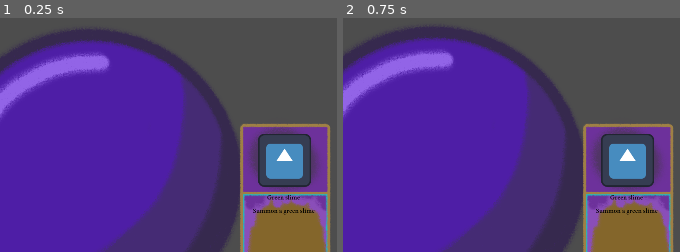
Above: before the commit, frames 1-2 (left to right).
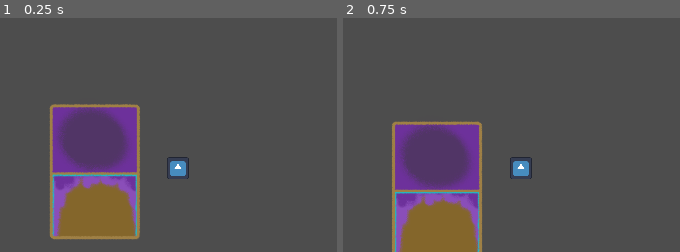
Above: after the commit, the same moments.

Repository: LuisLasbelin/LudumDare55
Game: Godot game, scene res://scenes/game_screen.tscn
The game is run twice, just before and just after one commit, with the same random seed, the same clock (stepped at 60 frames per second) and the same inputs. The engine's default icon, where the game draws it, is replaced by a stand-in: a white triangle on a blue panel in a dark square.
Inputs (mouse positions are in pixels of both pictures, inside the frame that each line leads up to):
- Up to frame 1 (0.25 s): no input
- Up to frame 2 (0.75 s): tap Enter at 0.5 s; move the mouse to (437, 191) at 0.52 s; press the mouse at (437, 191) at 0.53 s

The runs differ from the first frame. In frame 1, 73% of the frame differs, in the area x 0-99%, y 4-100%; in frame 2, 74%, in the area x 0-99%, y 3-100%.

Commit message:
FEAT: deck, draw and discard

Diff:
--- a/assets/cards/sacrifice/Sacrifice.tres
+++ b/assets/cards/sacrifice/Sacrifice.tres
@@ -2,11 +2,11 @@
 
 [ext_resource type="PackedScene" uid="uid://bosv738pkhwyg" path="res://assets/cards/sacrifice/node.tscn" id="1_m5of2"]
 [ext_resource type="Script" path="res://scripts/cards/CardData.gd" id="1_yhx6m"]
-[ext_resource type="Texture2D" uid="uid://nnbapl1ix8hf" path="res://assets/sprites/orb.png" id="2_wtybn"]
+[ext_resource type="Texture2D" uid="uid://gijnwrqxkv6l" path="res://assets/sprites/card.png" id="2_bvgt5"]
 
 [resource]
 script = ExtResource("1_yhx6m")
 title = "Sacrifice"
-image = ExtResource("2_wtybn")
+image = ExtResource("2_bvgt5")
 text = "Sacrifice a creature and gain mana from it"
 card_effect_node = ExtResource("1_m5of2")
--- a/scenes/card.tscn
+++ b/scenes/card.tscn
@@ -1,9 +1,7 @@
-[gd_scene load_steps=6 format=3 uid="uid://bjb5pwaap3br6"]
+[gd_scene load_steps=4 format=3 uid="uid://bjb5pwaap3br6"]
 
 [ext_resource type="Script" path="res://scripts/cards/Card.gd" id="1_8cpji"]
 [ext_resource type="Texture2D" uid="uid://gijnwrqxkv6l" path="res://assets/sprites/card.png" id="1_jh113"]
-[ext_resource type="LabelSettings" uid="uid://b27r0wbp4lith" path="res://assets/fonts/card_text.tres" id="2_duo0v"]
-[ext_resource type="Texture2D" uid="uid://5q3wpuphtnag" path="res://icon.svg" id="5_wiwkd"]
 
 [sub_resource type="RectangleShape2D" id="RectangleShape2D_hp6x5"]
 size = Vector2(211, 322)
@@ -11,31 +9,10 @@
 [node name="Card" type="Node2D"]
 script = ExtResource("1_8cpji")
 
-[node name="Background" type="Sprite2D" parent="."]
+[node name="Image" type="Sprite2D" parent="."]
 position = Vector2(2.12499, -12.875)
 scale = Vector2(0.41626, 0.41626)
 texture = ExtResource("1_jh113")
-
-[node name="Title" type="Label" parent="."]
-offset_left = -83.0
-offset_top = 3.0
-offset_right = 81.0
-offset_bottom = 112.0
-text = "Destroy a Slime"
-label_settings = ExtResource("2_duo0v")
-horizontal_alignment = 1
-
-[node name="Body" type="Label" parent="."]
-offset_left = -75.0
-offset_top = 35.0
-offset_right = 89.0
-offset_bottom = 144.0
-text = "Destroy a Slime"
-label_settings = ExtResource("2_duo0v")
-
-[node name="Image" type="Sprite2D" parent="."]
-position = Vector2(1, -79)
-texture = ExtResource("5_wiwkd")
 
 [node name="Area2D" type="Area2D" parent="."]
 
--- a/scenes/game_screen.tscn
+++ b/scenes/game_screen.tscn
@@ -1,9 +1,7 @@
-[gd_scene load_steps=6 format=3 uid="uid://7becxd7tbxbr"]
+[gd_scene load_steps=4 format=3 uid="uid://7becxd7tbxbr"]
 
-[ext_resource type="PackedScene" uid="uid://bjb5pwaap3br6" path="res://scenes/card.tscn" id="1_8si5p"]
 [ext_resource type="Script" path="res://scripts/StartGame.gd" id="1_abc0c"]
-[ext_resource type="Resource" uid="uid://csww72dbjtog3" path="res://assets/cards/sacrifice/Sacrifice.tres" id="3_yhu8d"]
-[ext_resource type="Resource" uid="uid://btxdqt6p2l5nn" path="res://assets/cards/summon_green_slime/SummonGreenSlime.tres" id="4_7xv7t"]
+[ext_resource type="Script" path="res://scripts/Hand.gd" id="2_u7uyj"]
 
 [sub_resource type="RectangleShape2D" id="RectangleShape2D_xktb1"]
 size = Vector2(1337, 714)
@@ -11,17 +9,13 @@
 [node name="GameScreen" type="Node2D"]
 script = ExtResource("1_abc0c")
 
-[node name="Card" parent="." instance=ExtResource("1_8si5p")]
-position = Vector2(221, 940)
-card_data = ExtResource("3_yhu8d")
-
-[node name="Card2" parent="." instance=ExtResource("1_8si5p")]
-position = Vector2(682, 939)
-card_data = ExtResource("4_7xv7t")
-
 [node name="SummonArea" type="Area2D" parent="."]
 input_pickable = false
 
 [node name="CollisionShape2D" type="CollisionShape2D" parent="SummonArea"]
 position = Vector2(658.5, 347)
 shape = SubResource("RectangleShape2D_xktb1")
+
+[node name="Hand" type="Node2D" parent="."]
+position = Vector2(225, 892)
+script = ExtResource("2_u7uyj")
--- /dev/null
+++ b/scripts/Hand.gd
@@ -0,0 +1,33 @@
+extends Node2D
+
+
+var card_template = preload("res://scenes/card.tscn")
+
+
+func _ready():
+	GameState.drawn_card.connect(draw_card)
+
+
+func draw_initial_hand():
+	for card in GameState.cards_in_hand:
+		# Create a new card and add it to the hand
+		var card_instance = card_template.instantiate()
+		card_instance.card_data = card
+		self.add_child(card_instance)
+		update_hand()
+
+
+# Called when signal draw card goes on
+func draw_card(card : CardData):
+	var card_instance = card_template.instantiate()
+	card_instance.card_data = card
+	self.add_child(card_instance)
+	update_hand()
+
+
+func update_hand():
+	var offset = 0
+	for child in self.get_children():
+		child.origin_position = Vector2(offset,0)
+		child.position = Vector2(offset,0)
+		offset += 200
--- a/scripts/StartGame.gd
+++ b/scripts/StartGame.gd
@@ -3,4 +3,4 @@
 
 # Called when the node enters the scene tree for the first time.
 func _ready():
-	pass
+	$Hand.draw_initial_hand()
--- a/scripts/autoload/AL_GameState.gd
+++ b/scripts/autoload/AL_GameState.gd
@@ -1,5 +1,6 @@
 extends Node
 
+signal drawn_card(card : CardData)
 @export var current_mana : int = 0
 @export var cards_in_discard : Array[CardData] = []
 @export var cards_in_hand : Array[CardData] = [
@@ -15,10 +16,14 @@
 ]
 
 
-func steal_card():
+func draw_card():
 	cards_in_hand.append(cards_in_deck[0])
+	drawn_card.emit(cards_in_deck[0])
+	cards_in_deck.pop_at(0)
 
 
 func discard(card : CardData):
 	cards_in_discard.append(cards_in_hand[cards_in_hand.find(card)])
 	cards_in_hand.erase(card)
+	# Draw a new one
+	if cards_in_deck.size() > 0: draw_card()
--- a/scripts/cards/Card.gd
+++ b/scripts/cards/Card.gd
@@ -13,9 +13,8 @@
 	self.add_child(card_effect_inv)
 	card_effect = get_node("CardEffect")
 	# Set Card data
-	$Body.text = card_data.text
 	$Image.texture = card_data.image
-	$Title.text = card_data.title
+
 
 # Called every frame. 'delta' is the elapsed time since the previous frame.
 func _process(delta):
--- a/scripts/cards/CardEffect.gd
+++ b/scripts/cards/CardEffect.gd
@@ -10,4 +10,4 @@
 func destroy():
 	# delete card from scene and change card to discarded pile
 	GameState.discard(self.get_parent().card_data)
-	self.get_parent().origin_position = Vector2(-999,-999)
+	self.get_parent().queue_free()
